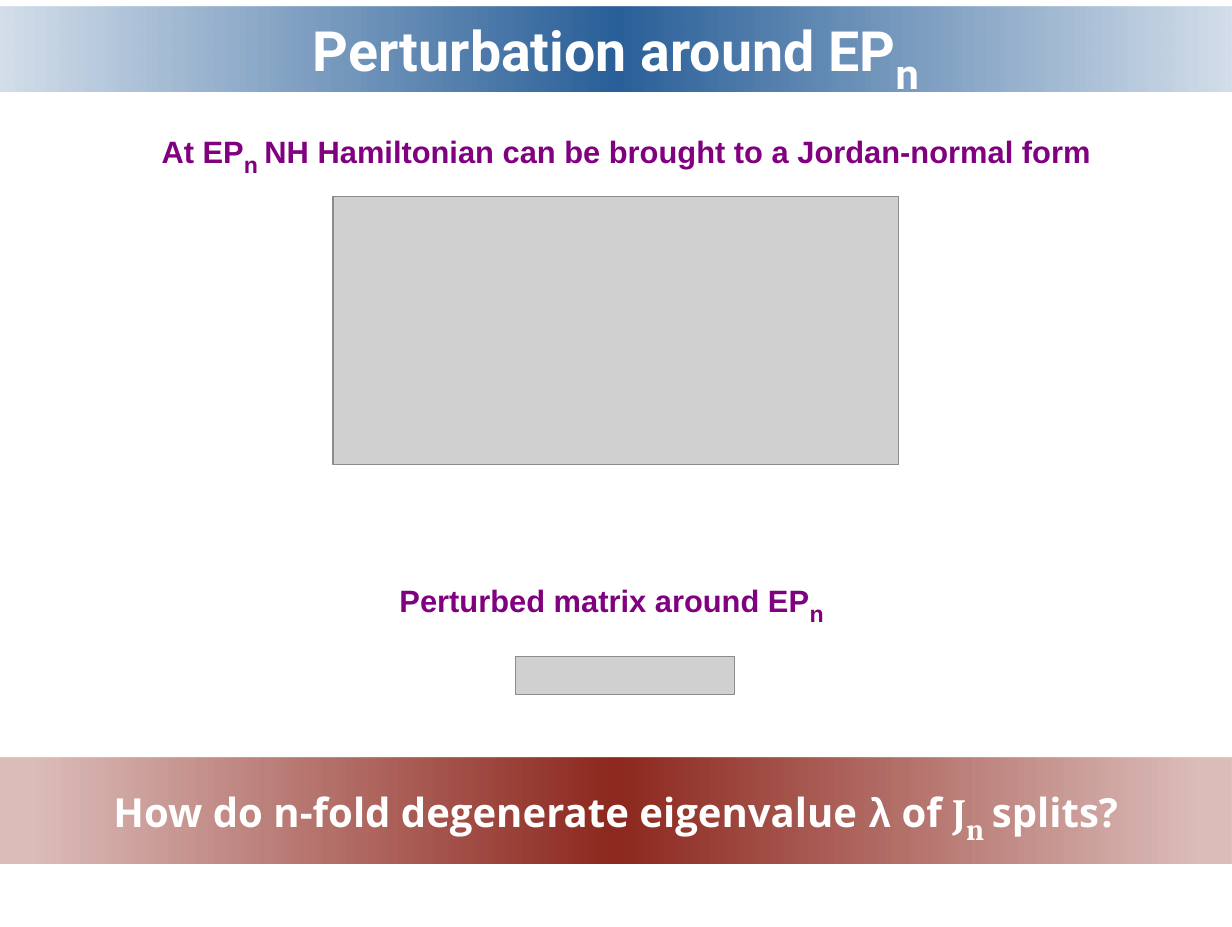
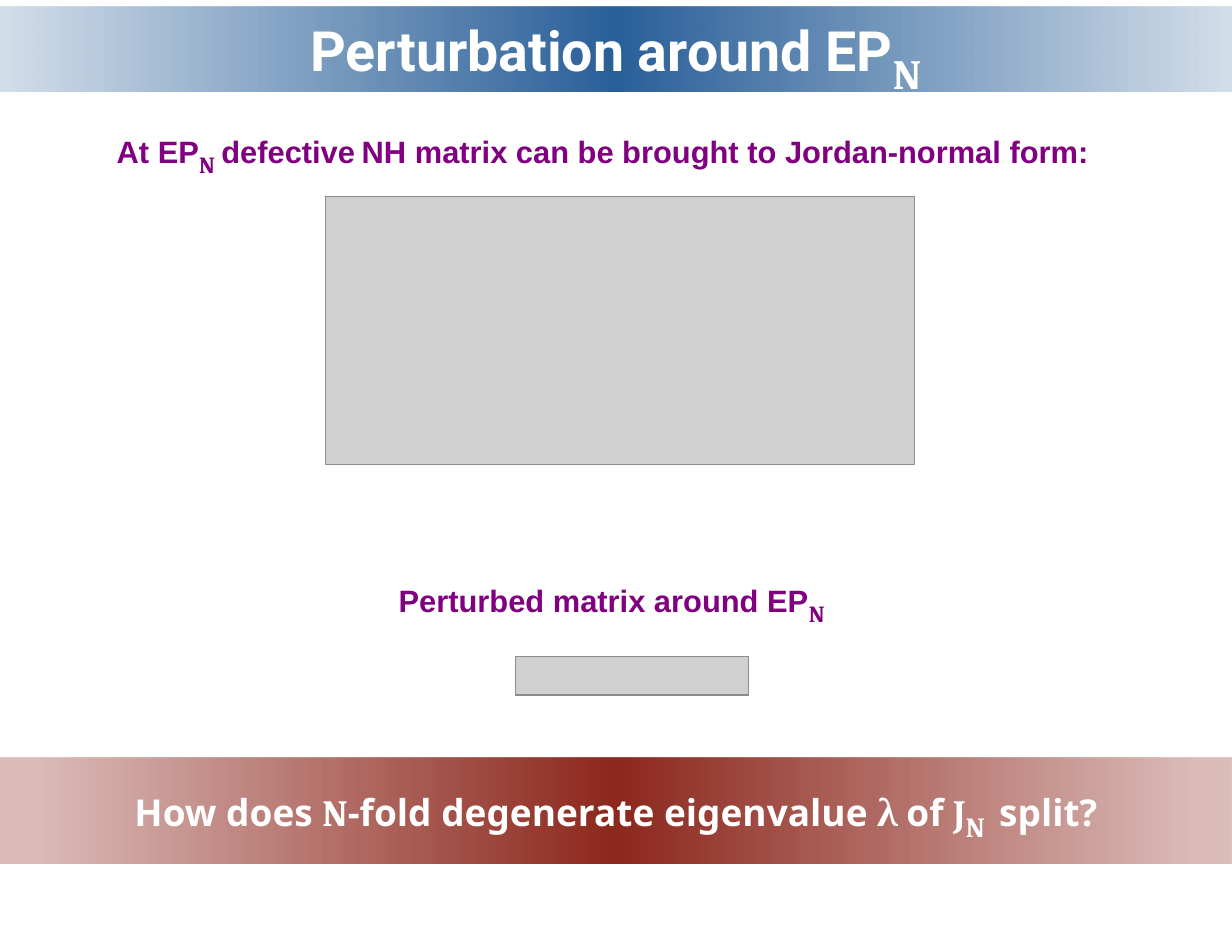
Before and after one commit to ipsita84/Puiseux-series, a slide deck: slide 28 of NH-2026.odp. Drawn at 1232x927 pixels with LibreOffice and Linux fonts; fonts in the diff are those of the drawing; grey boxes stand for pictures; background and template pictures are left out. Boxes give left, top, right and bottom in pixels: in the first picture for what was removed or moved away, otherwise in the second. Text is boxed around its words. In the diff, an @@ line names an element or a change of style, - is before the commit and + after.

```diff
--- a/NH-2026.odp
+++ b/NH-2026.odp
@@ title at box(310, 21, 812, 85): text changed @@
-Perturbation around EPn
+Perturbation around EPN
@@ text at box(117, 140, 1089, 168): text changed @@
-At EPn NH Hamiltonian can be brought to a Jordan-normal form
+At EPN defective NH matrix can be brought to Jordan-normal form:
@@ picture: place and size @@
-picture at box(333, 196, 899, 464)
+picture at box(325, 196, 915, 464)
@@ picture: place and size @@
-picture at box(516, 657, 735, 695)
+picture at box(516, 657, 749, 695)
@@ text in rectangle at box(134, 797, 1097, 835): text changed; size 26 to 24 pt; font Open Sans to Noto Sans @@
-How do n-fold degenerate eigenvalue λ of Jn splits?
+How does N-fold degenerate eigenvalue λ of JN split?
```
Also in this commit, not shown: 8 other slides changed, 1 slide removed, 1 other file.
